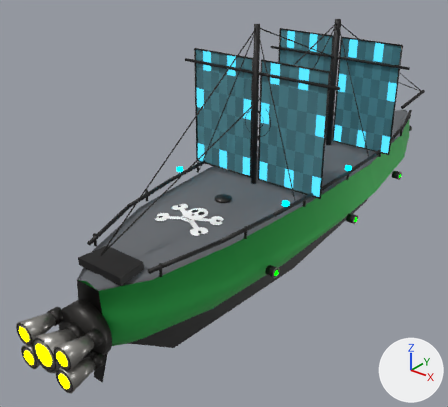
The glTF model ThoriumGap_JS/models/Ship_Pirate_940914.glb, before and after one commit.
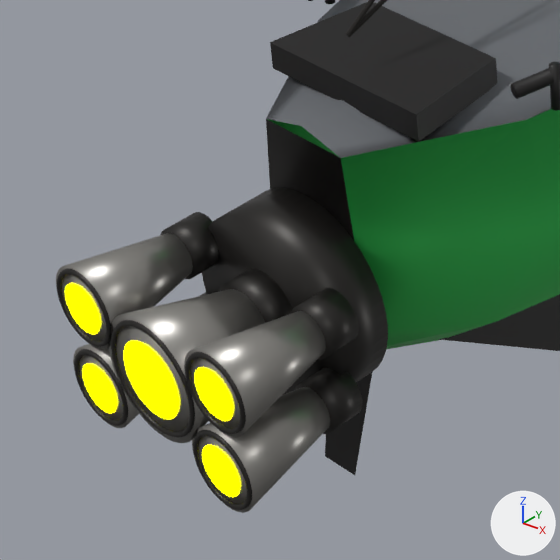
The first picture shows the older version from a camera (50 mm lens) standing at (3.77, -6.1, 3.43) and looking at (-0.54, -0.71, 0.09). The close-ups show the older and then the newer version on the part from 0% to 36% of the width and 60% to 100% of the height of that picture. Only the edits that show in the close-ups are written down. Lighting does not change. The marker at lower right points along +X, +Y and +Z. Where no turn or scale is listed for an object, it has been applied to the vertices.

Objects in the first close-up: 'EngineBell_Center_IronRocketNozzle', 'EngineBell_PortUpper_IronRocketNozzle', 'EngineBell_StarboardLower_IronRocketNozzle', 'EngineBell_StarboardUpper_IronRocketNozzle', 'EngineDeck_AftTransomArmoredMount', 'EngineEmitter', 'EngineThroat_StarboardLower_BlackSocket', 'EngineThroat_StarboardUpper_BlackSocket', 'Hull_MetalSailingShipBody', 'Keel_DeepSpaceSailingKeel', 'Rudder_SternSpaceRudder', 'SternTransom_LowReinforcedAftDeckCap' and 12 more.
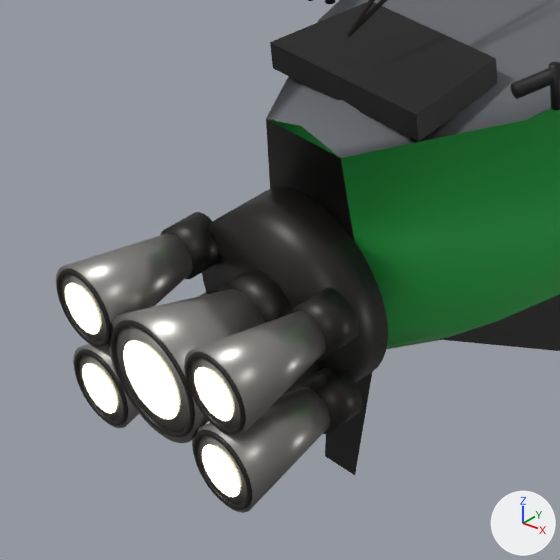
The change, as a diff of the scene's bpy script:
```diff
--- a/ThoriumGap_JS/models/Ship_Pirate_940914.glb.py
+++ b/ThoriumGap_JS/models/Ship_Pirate_940914.glb.py
@@ mat_engineglow @@
 mat_engineglow.roughness = 1.0
-mat_engineglow.emission_color = (1.0, 1.0, 0.0)  # yellow #ffff00
+mat_engineglow.emission_color = (0.62, 0.57, 0.4)  # beige #cec7aa
 mat_engineglow.emission_strength = 5.0
```

Changed parts and their boxes (x1, y1, x2, y2) in the close-ups (560 x 560 px):
'EngineEmitter', recoloured (yellow to beige): (65, 283, 240, 497) in both
